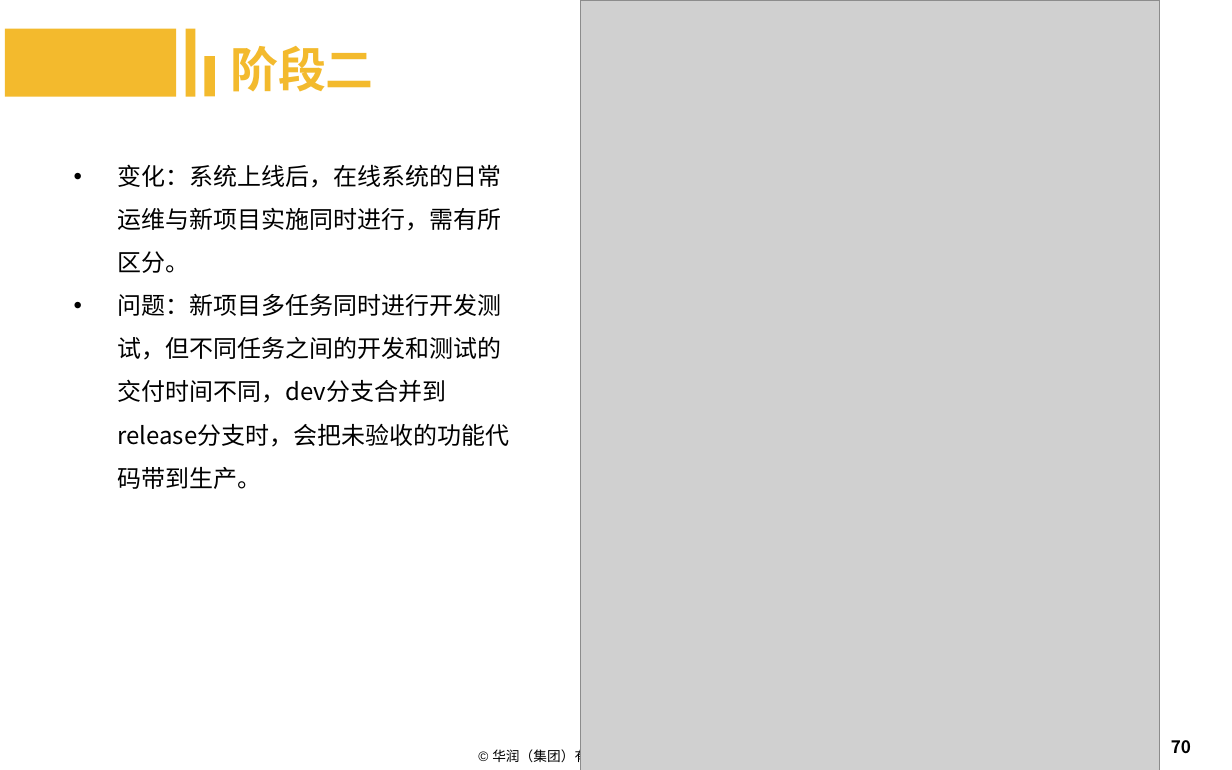
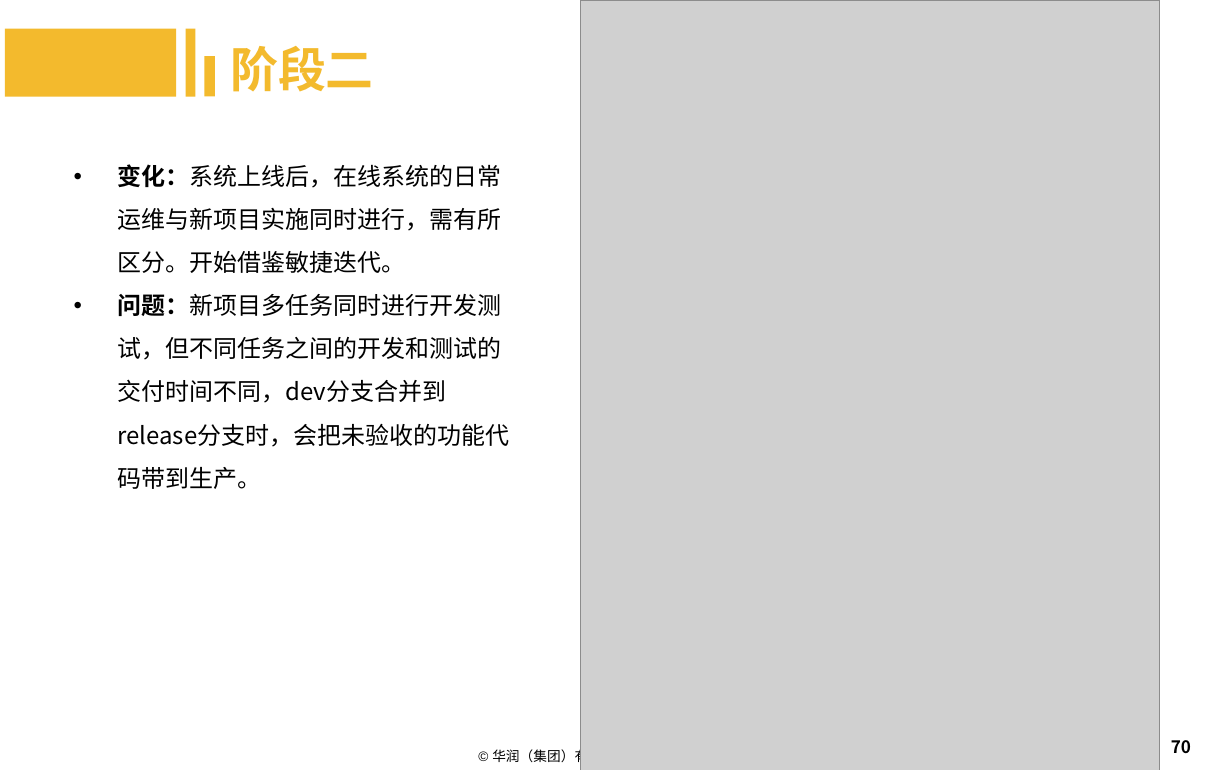
Before and after one commit to machenzhao/git-present, a slide deck: slide 70 of Git.pptx. Drawn at 1232x770 pixels with LibreOffice and Linux fonts; fonts in the diff are those of the drawing; grey boxes stand for pictures; background and template pictures are left out. Boxes give left, top, right and bottom in pixels: in the first picture for what was removed or moved away, otherwise in the second. Text is boxed around its words. In the diff, an @@ line names an element or a change of style, - is before the commit and + after.

```diff
--- a/Git.pptx
+++ b/Git.pptx
@@ text at (117, 164, 501, 273): text changed @@
-• 变化：系统上线后，在线系统的日常运维与新项目实施同时进行，需有所区分。
+• 变化：系统上线后，在线系统的日常运维与新项目实施同时进行，需有所区分。开始借鉴敏捷迭代。
@@ text at (117, 294, 509, 489): bold on in "问题：新项目多任务同时进行开发测试，但不同任务之间的开发和测试的交付时间不同，dev分支合并到release分支时，会把 ..." @@
```
Also in this commit, not shown: 4 other slides changed, 2 slides added.
